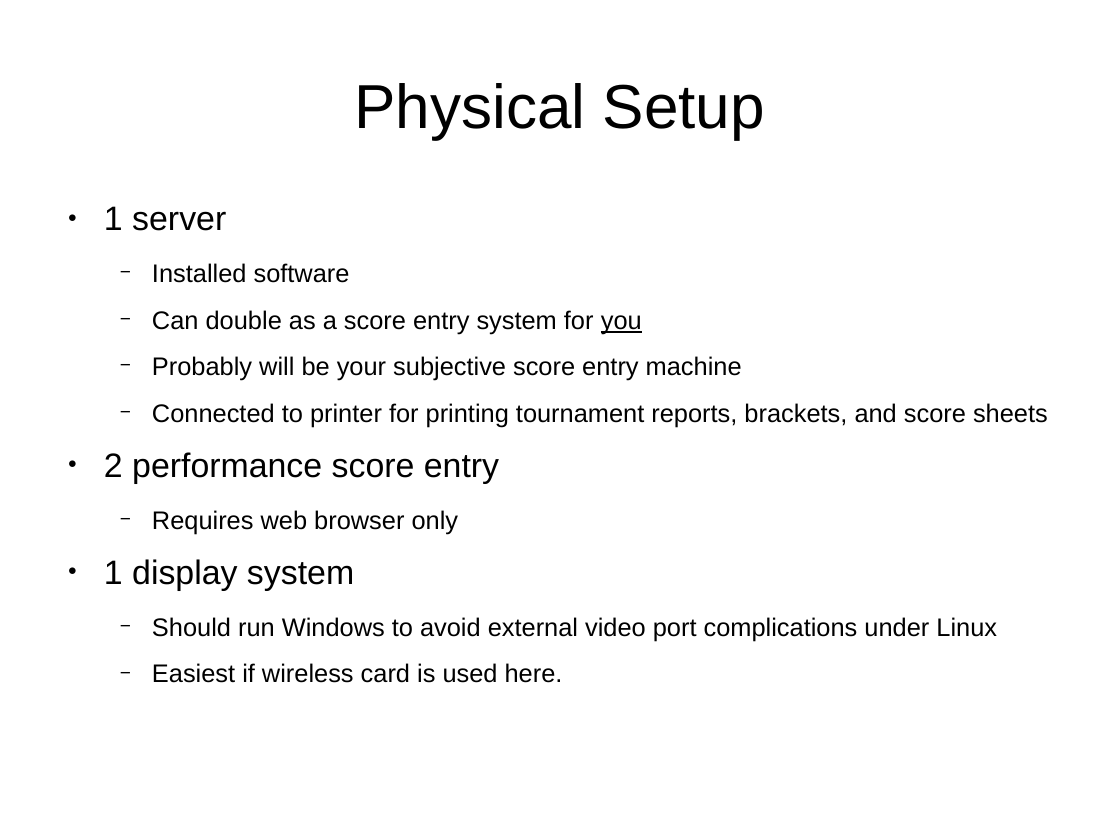
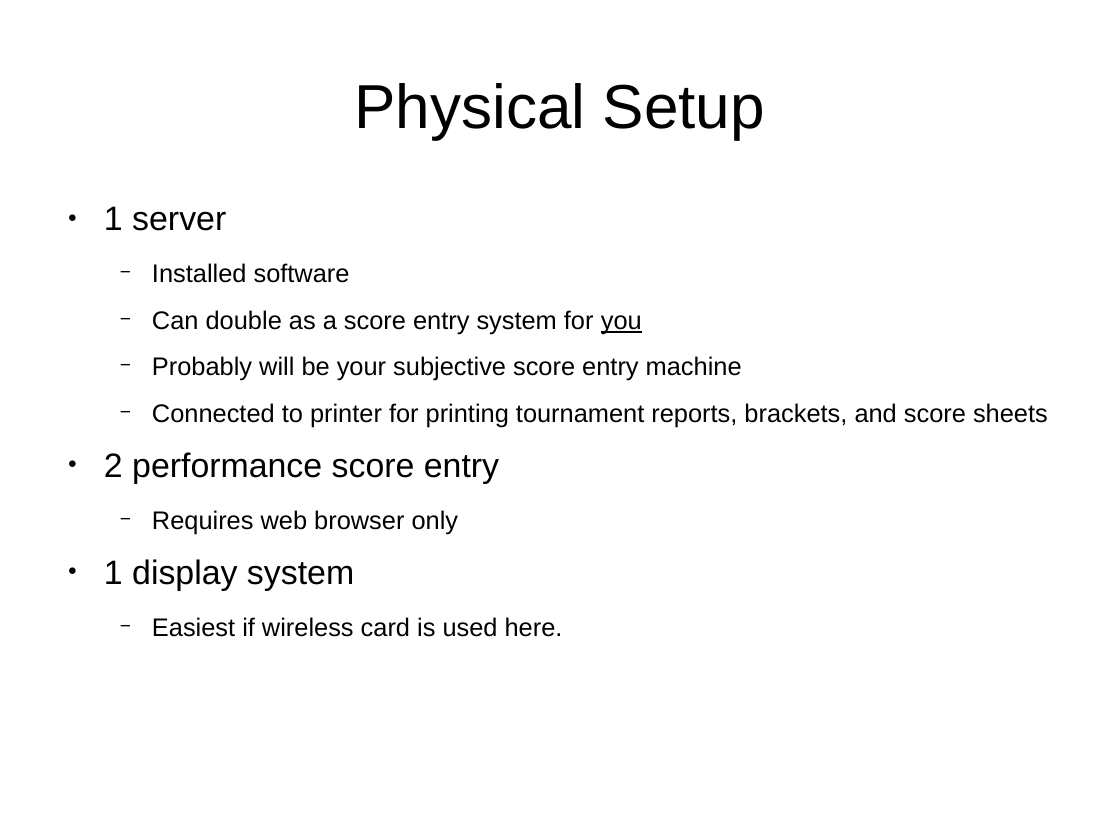
Before and after one commit to jpschewe/fll-sw, a slide deck: slide 1 of training/computer-training.odp. Drawn at 1120x840 pixels with LibreOffice and Linux fonts; fonts in the diff are those of the drawing. Boxes give left, top, right and bottom in pixels: in the first picture for what was removed or moved away, otherwise in the second. Text is boxed around its words. In the diff, an @@ line names an element or a change of style, - is before the commit and + after.

Commit message:
removed windows requirement for display

```diff
--- a/training/computer-training.odp
+++ b/training/computer-training.odp
@@ text at bbox=[152, 617, 997, 641]: paragraph removed @@
-  − Should run Windows to avoid external video port complications under Linux
```
